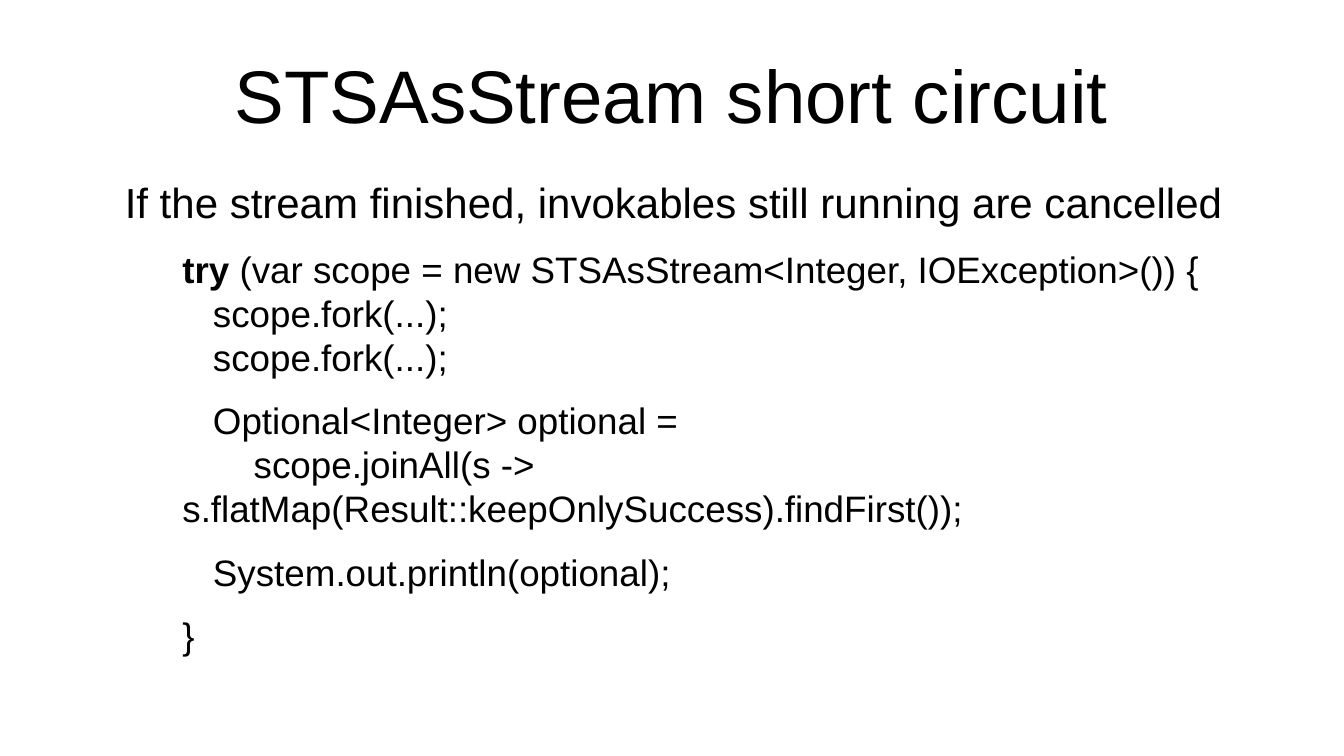
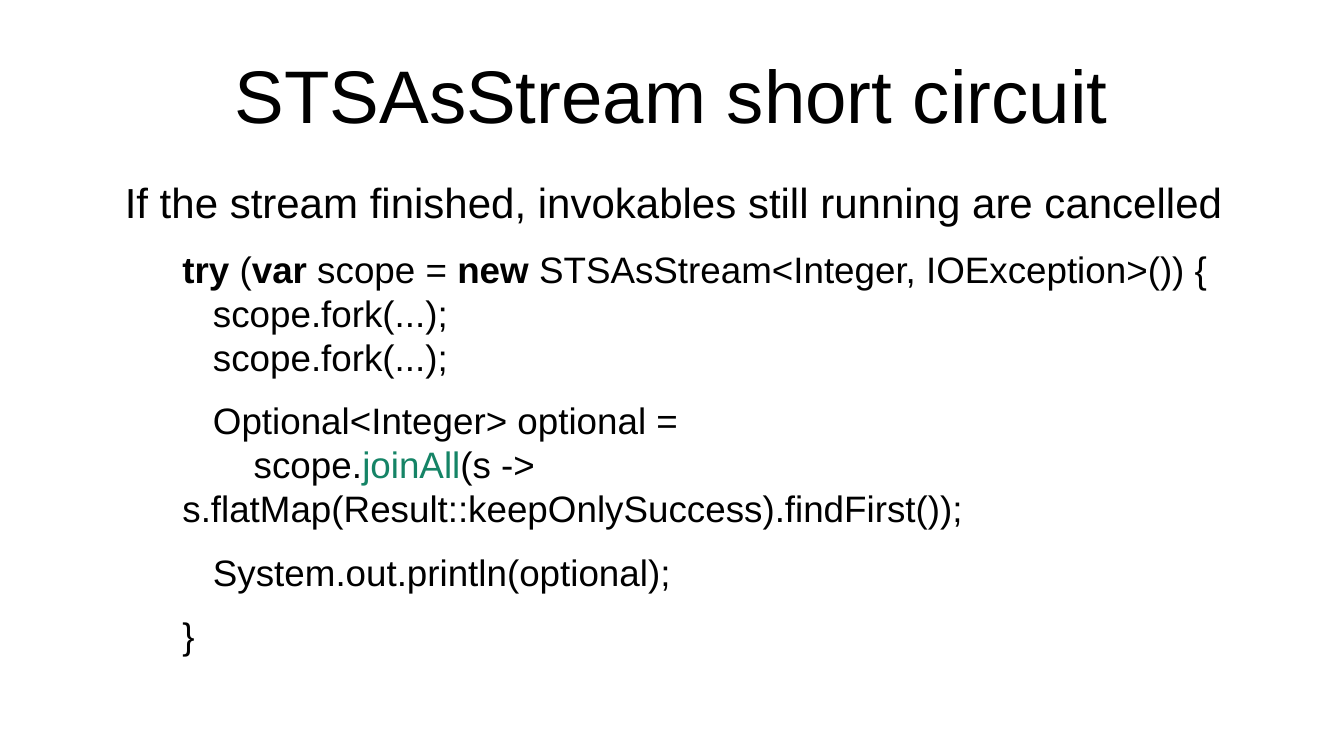
Before and after one commit to forax/loom-fiber, a slide deck: slide 35 of scoop about scopes.odp. Drawn at 1344x756 pixels with LibreOffice and Linux fonts; fonts in the diff are those of the drawing. Boxes give left, top, right and bottom in pixels: in the first picture for what was removed or moved away, otherwise in the second. Text is boxed around its words. In the diff, an @@ line names an element or a change of style, - is before the commit and + after.

```diff
--- a/scoop about scopes.odp
+++ b/scoop about scopes.odp
@@ text at (182, 256, 1184, 530): bold on in "(var new"; text colour #000000 to #158466 in "scope.joinAll(s" @@
```
Also in this commit, not shown: 11 other slides changed, 1 other file.
